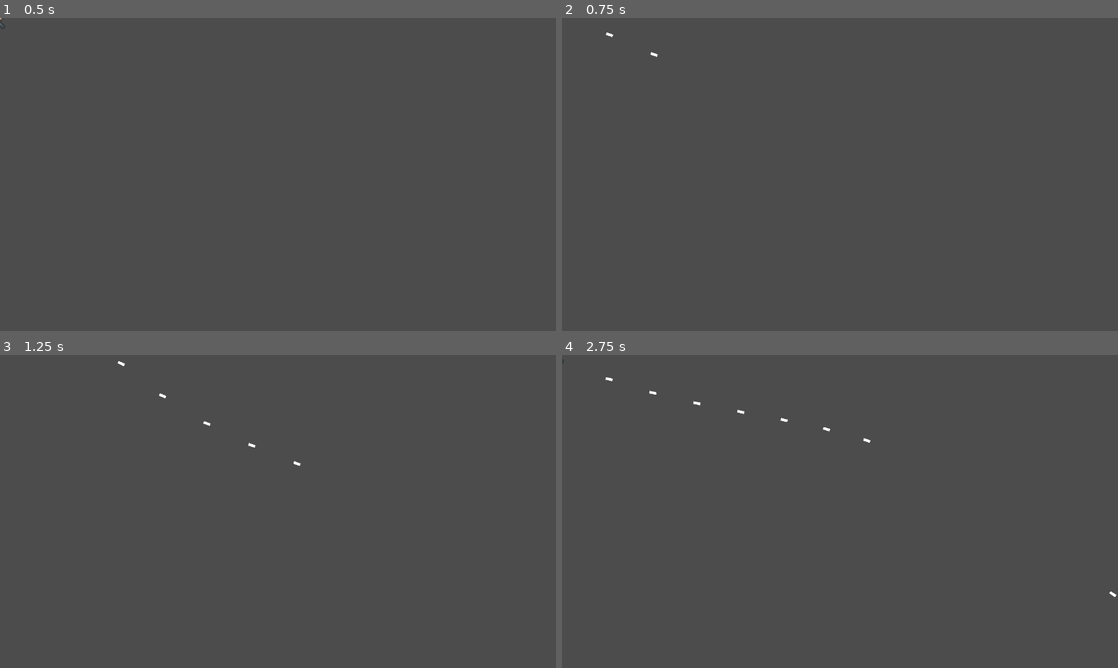
Above: before the commit, frames 1-4 (two rows, left to right).
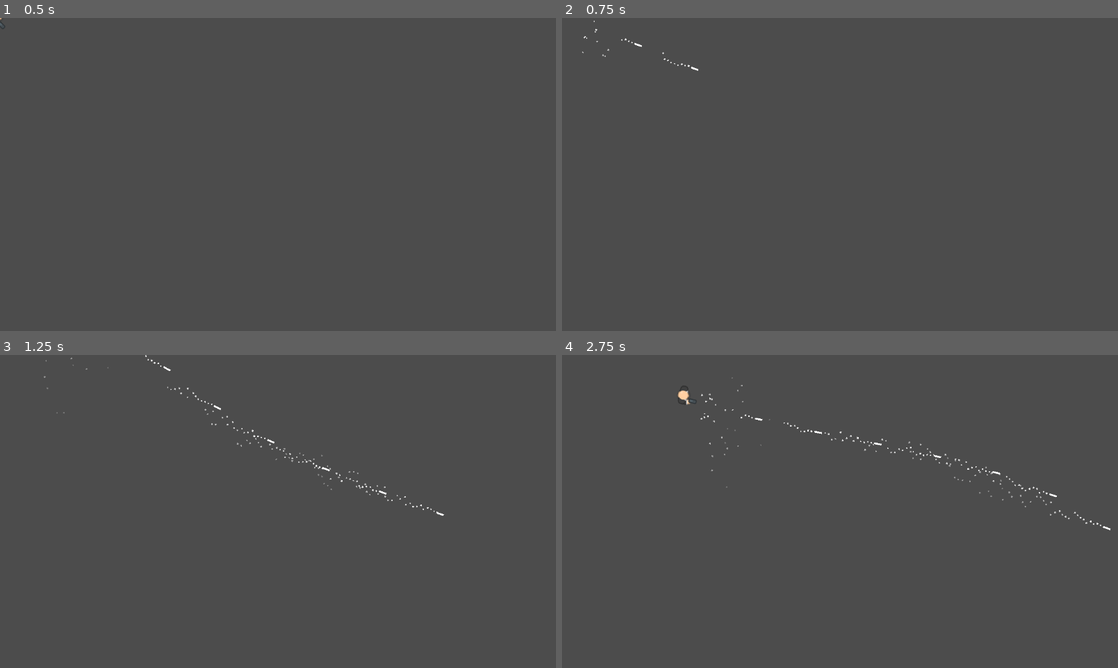
Above: after the commit, the same moments.

Repository: Talamander/bullet-time-fighting
Game: Godot game, scene res://World/Arena.tscn
The game is run twice, just before and just after one commit, with the same random seed, the same clock (stepped at 60 frames per second) and the same inputs.
Inputs (mouse positions are in pixels of both pictures, inside the frame that each line leads up to):
- Up to frame 1 (0.5 s): no input
- Up to frame 2 (0.75 s): tap Enter at 0.5 s; move the mouse to (962, 158) at 0.52 s; press the mouse at (962, 158) at 0.53 s; hold Right (ui_right) from 0.53 s (still down)
- Up to frame 3 (1.25 s): keep holding Right (ui_right)
- Up to frame 4 (2.75 s): move the mouse to (728, 527) at 1.27 s; release Right (ui_right) at 1.28 s; release the mouse at (728, 527) at 1.28 s; hold Down (ui_down) 1.28-2.03 s; tap Ctrl (bullet_time) at 1.35 s; click (728, 527) at 1.55 s; move the mouse to (895, 442) at 2.02 s; press the mouse at (895, 442) at 2.03 s; hold Right (ui_right) from 2.03 s (still down)

Frame 1 is identical in both runs. In frame 2, less than 0.1% of the frame differs, in the area x 3-25%, y 0-17%; in frame 3, 0.3%; in frame 4, 0.5%, in the area x 0-100%, y 1-78%.

Commit message:
Particles!

Diff:
--- /dev/null
+++ b/Effects/MuzzleFlash.gd
@@ -0,0 +1,8 @@
+extends Node2D
+
+func _ready():
+	$Particles2D.emitting = true
+
+
+func _on_decayTimer_timeout():
+	queue_free()
--- /dev/null
+++ b/Effects/MuzzleFlash.tscn
@@ -0,0 +1,39 @@
+[gd_scene load_steps=5 format=2]
+
+[ext_resource path="res://Effects/MuzzleFlash.gd" type="Script" id=1]
+
+[sub_resource type="Gradient" id=2]
+colors = PoolColorArray( 1, 1, 1, 1, 1, 1, 1, 0 )
+
+[sub_resource type="GradientTexture" id=3]
+gradient = SubResource( 2 )
+
+[sub_resource type="ParticlesMaterial" id=1]
+flag_disable_z = true
+spread = 56.89
+gravity = Vector3( 0, 0, 0 )
+initial_velocity = 588.51
+initial_velocity_random = 0.46
+orbit_velocity = 0.0
+orbit_velocity_random = 0.0
+linear_accel = -100.0
+scale = 4.0
+scale_random = 0.5
+color_ramp = SubResource( 3 )
+
+[node name="MuzzleFlash" type="Node2D"]
+script = ExtResource( 1 )
+
+[node name="Particles2D" type="Particles2D" parent="."]
+position = Vector2( -11.7858, 0 )
+emitting = false
+lifetime = 0.5
+one_shot = true
+explosiveness = 1.0
+process_material = SubResource( 1 )
+
+[node name="decayTimer" type="Timer" parent="."]
+wait_time = 1.1
+one_shot = true
+autostart = true
+[connection signal="timeout" from="decayTimer" to="." method="_on_decayTimer_timeout"]
--- a/Parent Classes/Projectile.gd
+++ b/Parent Classes/Projectile.gd
@@ -1,10 +1,11 @@
-extends Node2D
+extends KinematicBody2D
 
 var velocity = Vector2.ZERO
+export(int) var speed = 1000
 
 func _process(delta):
 	position += velocity * delta
 
-#Destroys the projectile after it has exited the viewport
-func _on_VisibilityNotifier2D_viewport_exited(_viewport):
+
+func _on_decayTimer_timeout():
 	queue_free()
--- a/Parent Classes/Projectile.tscn
+++ b/Parent Classes/Projectile.tscn
@@ -2,12 +2,18 @@
 
 [ext_resource path="res://Parent Classes/Projectile.gd" type="Script" id=1]
 
-[node name="Projectile" type="Node2D"]
+[node name="Projectile" type="KinematicBody2D"]
 script = ExtResource( 1 )
 
 [node name="Sprite" type="Sprite" parent="."]
 
-[node name="VisibilityNotifier2D" type="VisibilityNotifier2D" parent="."]
+[node name="CollisionShape2D" type="CollisionShape2D" parent="."]
 
-[node name="CollisionShape2D" type="CollisionShape2D" parent="."]
-[connection signal="viewport_exited" from="VisibilityNotifier2D" to="." method="_on_VisibilityNotifier2D_viewport_exited"]
+[node name="Timers" type="Node" parent="."]
+
+[node name="decayTimer" type="Timer" parent="Timers"]
+wait_time = 3.0
+autostart = true
+
+[node name="Particles2D" type="Particles2D" parent="."]
+[connection signal="timeout" from="Timers/decayTimer" to="." method="_on_decayTimer_timeout"]
--- a/Player/Player.gd
+++ b/Player/Player.gd
@@ -1,6 +1,7 @@
 extends KinematicBody2D
 
 var playerBullet = preload("res://Player/PlayerBullet.tscn")
+var muzzleFlash = preload("res://Effects/MuzzleFlash.tscn")
 
 onready var muzzle = $Muzzle
 
@@ -61,6 +62,8 @@
 		canFire = false
 		fireRate.start()
 		#Instances the playerBullet scene via the Global.gd singleton.
+		var muzzleflash = Global.instance_scene_on_main(muzzleFlash, muzzle.global_position)
+		muzzleflash.set_rotation(global_rotation)
 		var bullet = Global.instance_scene_on_main(playerBullet, muzzle.global_position)
 		bullet.velocity = Vector2.RIGHT.rotated(self.rotation) * bullet.speed
 		bullet.set_rotation(global_rotation)
--- a/Player/PlayerBullet.tscn
+++ b/Player/PlayerBullet.tscn
@@ -1,23 +1,41 @@
-[gd_scene load_steps=5 format=2]
+[gd_scene load_steps=7 format=2]
 
 [ext_resource path="res://Parent Classes/Projectile.tscn" type="PackedScene" id=1]
-[ext_resource path="res://Player/PlayerBullet.gd" type="Script" id=2]
 [ext_resource path="res://Player/Square.png" type="Texture" id=3]
 
 [sub_resource type="RectangleShape2D" id=1]
-extents = Vector2( 8, 3 )
+extents = Vector2( 8, 2 )
+
+[sub_resource type="Gradient" id=3]
+colors = PoolColorArray( 1, 1, 1, 1, 1, 1, 1, 0 )
+
+[sub_resource type="GradientTexture" id=4]
+gradient = SubResource( 3 )
+
+[sub_resource type="ParticlesMaterial" id=2]
+flag_disable_z = true
+direction = Vector3( -1, 0, 0 )
+spread = 7.0
+gravity = Vector3( 0, 0, 0 )
+initial_velocity = 400.0
+orbit_velocity = 0.0
+orbit_velocity_random = 0.0
+linear_accel = 100.0
+scale = 4.0
+scale_random = 0.5
+color_ramp = SubResource( 4 )
 
 [node name="PlayerBullet" instance=ExtResource( 1 )]
-script = ExtResource( 2 )
-speed = 1000
+speed = 1500
 
 [node name="Sprite" parent="." index="0"]
-scale = Vector2( 1, 0.375 )
+scale = Vector2( 1, 0.25 )
 texture = ExtResource( 3 )
 
-[node name="VisibilityNotifier2D" parent="." index="1"]
-position = Vector2( 0, 5.96046e-08 )
-scale = Vector2( 0.8, 0.3 )
+[node name="CollisionShape2D" parent="." index="1"]
+shape = SubResource( 1 )
 
-[node name="CollisionShape2D" parent="." index="2"]
-shape = SubResource( 1 )
+[node name="Particles2D" parent="." index="3"]
+amount = 50
+visibility_rect = Rect2( -1000, -1000, 2000, 2000 )
+process_material = SubResource( 2 )
--- a/World/Arena.tscn
+++ b/World/Arena.tscn
@@ -5,3 +5,5 @@
 [node name="Arena" type="Node2D"]
 
 [node name="Player" parent="." instance=ExtResource( 1 )]
+
+[editable path="Player"]
